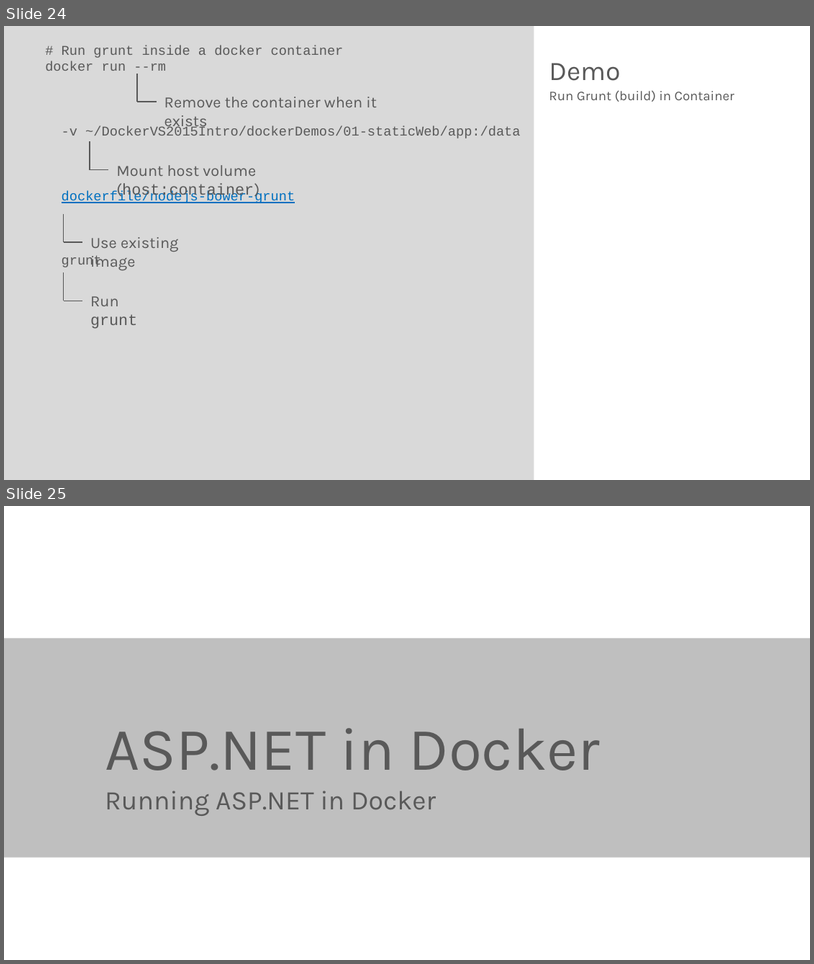
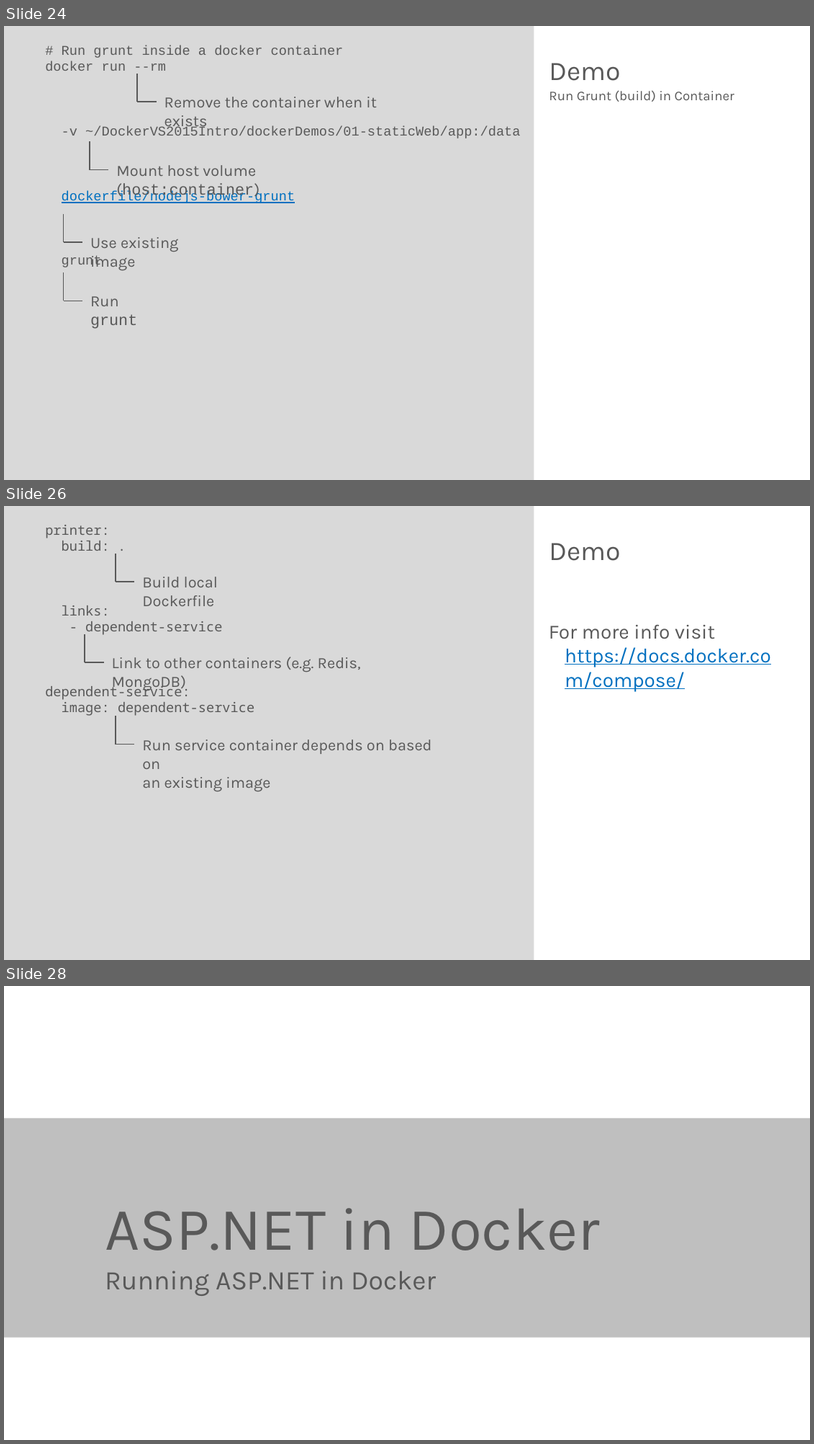
Before and after one commit to rstropek/DockerVS2015Intro, a slide deck: slides/Docker-Workshop.pptx. Shown one above the other, each under a label of ours: slides 24 and 25 before the commit, slides 24, 26 and 28 after it; the slides between them are not shown. The pictures are 814x964 and 814x1444 pixels, drawn with LibreOffice and Linux fonts; fonts in the diff are those of the drawing. Boxes give left, top, right and bottom in pixels: in the first picture for what was removed or moved away, otherwise in the second. Text is boxed around its words. In the diff, an @@ line names an element or a change of style, - is before the commit and + after.

Commit message:
Add docker compose sample to slides

```diff
--- a/slides/Docker-Workshop.pptx
+++ b/slides/Docker-Workshop.pptx
@@ slide 26 added at (4,506,810,960), background #FFFFFF; not listed: 1 template element that a slide beside it also shows @@
@@ text added at (45,525,255,716), 12 pt, text #595959 @@
+printer:
+build: .
+links:
+- dependent-service
+dependent-service:
+image: dependent-service
@@ title added at (549,543,620,561), 24 pt, text #595959 @@
+Demo
@@ line added from (116, 554) to (116, 582), #595959 1 pt @@
@@ line added from (116, 582) to (134, 582), #595959 1 pt @@
@@ text added at (142,577,218,606), 14 pt, text #595959 @@
+Build local Dockerfile
@@ line added from (85, 634) to (85, 662), #595959 1 pt @@
@@ text added at (549,625,772,692), 18 pt, text #0070C0, underline @@
+For more info visit https://docs.docker.com/compose/
@@ text added at (112,656,361,691), 14 pt, text #595959 @@
+Link to other containers (e.g. Redis, MongoDB)
@@ line added from (85, 662) to (104, 662), #595959 1 pt @@
@@ line added from (116, 716) to (116, 744), #595959 1 pt @@
@@ text added at (142,739,432,792), 14 pt, text #595959 @@
+Run service container depends on based on
+an existing image
@@ line added from (116, 744) to (134, 744), #595959 1 pt @@
@@ what was slide 25 is now slide 28 @@
```
Also in this commit, not shown: 2 other slides added.
